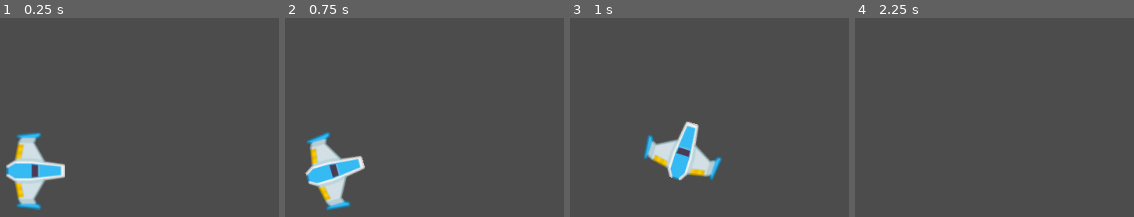
Above: before the commit, frames 1-4 (left to right).
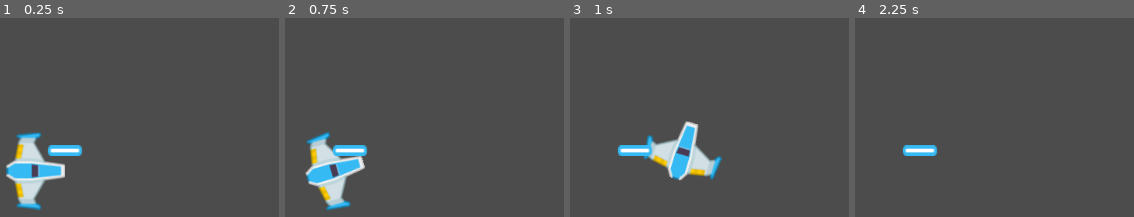
Above: after the commit, the same moments.

Repository: AlenSakeiro/Meteoritos-Juego
Game: Godot game, scene res://Juego/Niveles/NivelTest.tscn
Two runs of this game, one before a commit and one after it. Both use one fixed random seed, a clock stepped at 60 frames per second and the inputs below.
Inputs:
- Up to frame 1 (0.25 s): no input
- Up to frame 2 (0.75 s): tap Enter at 0.5 s; hold W (mover_adelante) from 0.53 s (still down); hold A (rotar_antihorario) from 0.53 s (still down)
- Up to frame 3 (1 s): keep holding W (mover_adelante); keep holding A (rotar_antihorario)
- Up to frame 4 (2.25 s): release W (mover_adelante) at 1.28 s; release A (rotar_antihorario) at 1.28 s; hold S (mover_atras) 1.28-2.03 s; tap D (rotar_horario) at 1.35 s; tap Space at 2 s; hold W (mover_adelante) from 2.03 s (still down); hold A (rotar_antihorario) from 2.03 s (still down)

The runs differ from the first frame. In frame 1, 0.7% of the frame differs, in the area x 17-30%, y 63-70%; in frame 2, 0.7%; in frame 3, 0.9%, in the area x 17-55%, y 51-82%; in frame 4, 0.7%.

Commit message:
Propiedades player
Agregados
 - Canion
 - Proyectil

Diff:
--- a/Juego/Naves/Player/Player.gd
+++ b/Juego/Naves/Player/Player.gd
@@ -9,6 +9,10 @@
 ## Atributos
 var empuje:Vector2 = Vector2.ZERO
 var dir_rotacion:int = 0
+
+
+## Atributos Onready
+onready var canion:Canion = $Canion
 
 
 ## Metodos
--- a/Juego/Naves/Player/Player.tscn
+++ b/Juego/Naves/Player/Player.tscn
@@ -1,11 +1,12 @@
-[gd_scene load_steps=5 format=2]
+[gd_scene load_steps=6 format=2]
 
 [ext_resource path="res://Juego/Naves/Player/player_blue.png" type="Texture" id=1]
 [ext_resource path="res://Juego/Naves/Player/MaterialFisico.tres" type="PhysicsMaterial" id=2]
 [ext_resource path="res://Juego/Naves/Player/Player.gd" type="Script" id=3]
+[ext_resource path="res://Juego/Proyectiles/Canion.tscn" type="PackedScene" id=4]
 
 [sub_resource type="CircleShape2D" id=1]
-radius = 37.3363
+radius = 37.054
 
 [node name="Player" type="RigidBody2D"]
 physics_material_override = ExtResource( 2 )
@@ -17,4 +18,16 @@
 texture = ExtResource( 1 )
 
 [node name="CollisionShape2D" type="CollisionShape2D" parent="."]
+position = Vector2( -2, 0 )
 shape = SubResource( 1 )
+
+[node name="Canion" parent="." instance=ExtResource( 4 )]
+position = Vector2( 2, 0 )
+
+[node name="PuntoIzquierdo" parent="Canion" index="0"]
+position = Vector2( -2, -33 )
+
+[node name="PuntoDerecho" parent="Canion" index="1"]
+position = Vector2( -2, 33 )
+
+[editable path="Canion"]
--- a/Juego/Niveles/NivelTest.tscn
+++ b/Juego/Niveles/NivelTest.tscn
@@ -1,6 +1,7 @@
-[gd_scene load_steps=2 format=2]
+[gd_scene load_steps=3 format=2]
 
 [ext_resource path="res://Juego/Naves/Player/Player.tscn" type="PackedScene" id=1]
+[ext_resource path="res://Juego/Proyectiles/Proyectil.tscn" type="PackedScene" id=2]
 
 [node name="NivelTest" type="Node2D"]
 
@@ -8,3 +9,6 @@
 position = Vector2( 507, 196 )
 gravity_scale = 0.0
 can_sleep = false
+
+[node name="Proyectil" parent="." instance=ExtResource( 2 )]
+position = Vector2( 544, 170 )
--- /dev/null
+++ b/Juego/Proyectiles/Canion.gd
@@ -0,0 +1,58 @@
+class_name Canion
+extends Node2D
+
+
+## Atributos export
+export var proyectil:PackedScene = null
+export var cadencia_disparo:float = 0.8
+export var danio_proyectil:int = 1
+
+
+## Atributos onready
+onready var timer_enfriamiento:Timer = $TimerEnfriamiento
+onready var disparo_sfx:AudioStreamPlayer2D = $DisparosSFX
+onready var esta_enfriado:bool = true
+onready var esta_disparando:bool = false setget set_esta_disparando
+
+
+## Atributos
+var puntos_disparo:Array = []
+
+
+## Setters y Getters
+func set_esta_disparando(disparando:bool) -> void:
+	esta_disparando = disparando
+
+func _ready() -> void:
+	almacenar_puntos_disparo()
+	timer_enfriamiento.wait_time = cadencia_disparo
+
+func _process(_delta: float) -> void:
+	if esta_disparando and esta_enfriado:
+		disparar()
+
+## Metodos custom
+func almacenar_puntos_disparo() -> void:
+	for nodo in get_children():
+		if nodo is Position2D:
+			puntos_disparo.append(nodo)
+
+func disparar() -> void:
+	esta_enfriado = false
+	disparo_sfx.play()
+	timer_enfriamiento.start()
+	for punto_disparo in puntos_disparo:
+		var new_proyectil:Proyectil = proyectil.instance()
+		#new_proyectil.crear(
+			#punto_disparo.global_position,
+			#get_owner().rotation,
+			#velocidad_proyectil,
+			#danio_proyectil
+			#)
+
+## Construir
+func crear(pos: Vector2, dir: float, vel: float, danio_p: int) -> void:
+	position = pos
+	rotation = dir
+	#velocidad = Vector2(vel, 0).rotated(dir)
+	#danio = danio_p
--- /dev/null
+++ b/Juego/Proyectiles/Canion.tscn
@@ -0,0 +1,16 @@
+[gd_scene load_steps=3 format=2]
+
+[ext_resource path="res://Juego/Proyectiles/Canion.gd" type="Script" id=1]
+[ext_resource path="res://Juego/Proyectiles/Proyectil.tscn" type="PackedScene" id=2]
+
+[node name="Canion" type="Node2D"]
+script = ExtResource( 1 )
+proyectil = ExtResource( 2 )
+
+[node name="PuntoIzquierdo" type="Position2D" parent="."]
+
+[node name="PuntoDerecho" type="Position2D" parent="."]
+
+[node name="DisparosSFX" type="AudioStreamPlayer2D" parent="."]
+
+[node name="TimerEnfriamiento" type="Timer" parent="."]
--- /dev/null
+++ b/Juego/Proyectiles/Proyectil.gd
@@ -0,0 +1,18 @@
+class_name Proyectil
+extends Area2D
+
+
+## Atributos
+var velocidad:Vector2 = Vector2.ZERO
+var danio:float
+
+
+## Metodos
+func crear(pos: Vector2, dir: float, vel: float, danio_p: int) -> void:
+	position = pos
+	rotation = dir
+	velocidad = Vector2(vel, 0).rotated(dir)
+
+## Metodos
+func _physics_process(delta: float) -> void:
+	position += velocidad * delta
--- /dev/null
+++ b/Juego/Proyectiles/Proyectil.tscn
@@ -0,0 +1,23 @@
+[gd_scene load_steps=4 format=2]
+
+[ext_resource path="res://Juego/Proyectiles/proyectil_player.png" type="Texture" id=1]
+[ext_resource path="res://Juego/Proyectiles/Proyectil.gd" type="Script" id=2]
+
+[sub_resource type="CapsuleShape2D" id=1]
+radius = 7.0
+height = 32.0
+
+[node name="Proyectil" type="Area2D"]
+script = ExtResource( 2 )
+
+[node name="Sprite" type="Sprite" parent="."]
+rotation = 1.5708
+scale = Vector2( 1.5, 1.2 )
+texture = ExtResource( 1 )
+
+[node name="CollisionShape2D" type="CollisionShape2D" parent="."]
+rotation = 1.5708
+shape = SubResource( 1 )
+
+[node name="VisibilityNotifier2D" type="VisibilityNotifier2D" parent="."]
+scale = Vector2( 2.1, 0.5 )
--- a/project.godot
+++ b/project.godot
@@ -9,13 +9,25 @@
 config_version=4
 
 _global_script_classes=[ {
+"base": "Node2D",
+"class": "Canion",
+"language": "GDScript",
+"path": "res://Juego/Proyectiles/Canion.gd"
+}, {
 "base": "RigidBody2D",
 "class": "Player",
 "language": "GDScript",
 "path": "res://Juego/Naves/Player/Player.gd"
+}, {
+"base": "Area2D",
+"class": "Proyectil",
+"language": "GDScript",
+"path": "res://Juego/Proyectiles/Proyectil.gd"
 } ]
 _global_script_class_icons={
-"Player": ""
+"Canion": "",
+"Player": "",
+"Proyectil": ""
 }
 
 [application]
Binary file added: Juego/Proyectiles/proyectil_player.png
Not shown, added: Juego/Proyectiles/proyectil_player.png.import
